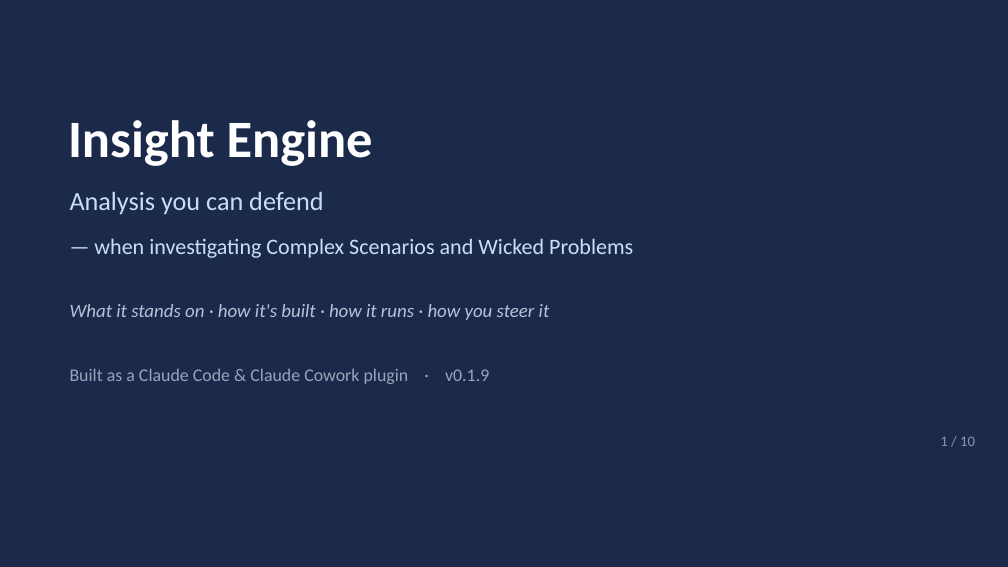
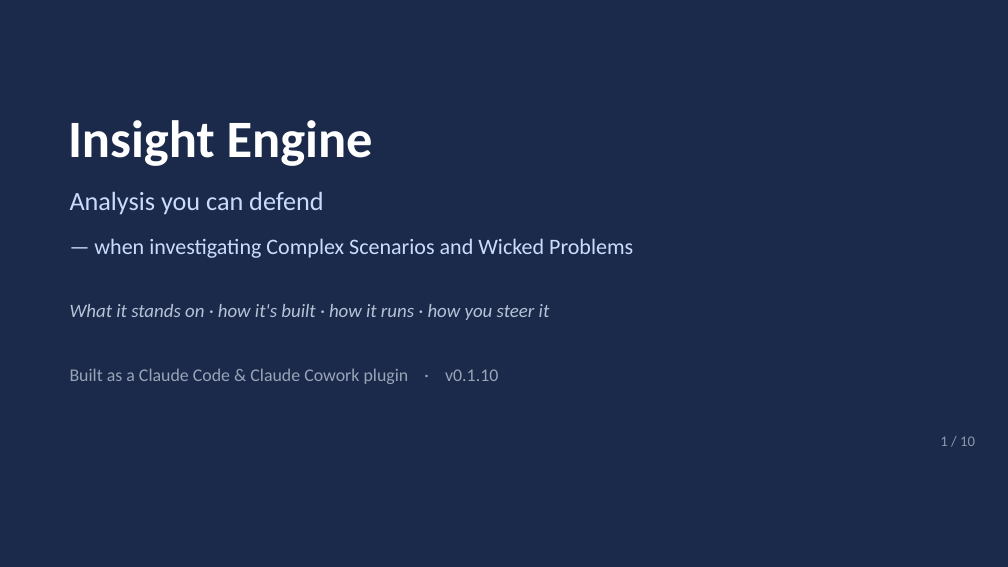
Before and after one commit to ComplexAR/Insight-Engine, a slide deck: slide 1 of Presentation/Insight-Engine-Video-Deck.pptx. Drawn at 1008x567 pixels with LibreOffice and Linux fonts; fonts in the diff are those of the drawing. Boxes give left, top, right and bottom in pixels: in the first picture for what was removed or moved away, otherwise in the second. Text is boxed around its words. In the diff, an @@ line names an element or a change of style, - is before the commit and + after.

```diff
--- a/Presentation/Insight-Engine-Video-Deck.pptx
+++ b/Presentation/Insight-Engine-Video-Deck.pptx
@@ text at [70, 368, 498, 384]: text changed @@
-Built as a Claude Code & Claude Cowork plugin · v0.1.9
+Built as a Claude Code & Claude Cowork plugin · v0.1.10
```
Also in this commit, not shown: 2 other files.
